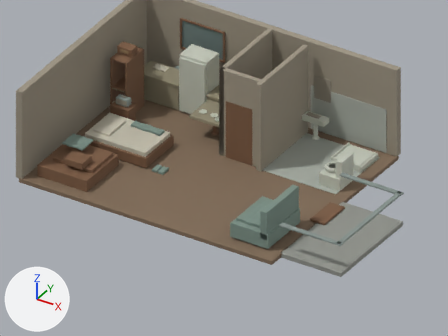
One commit to the Blender file ArtSource/Home/Interior/HomeInterior3D.blend: the scene before it, then after it.
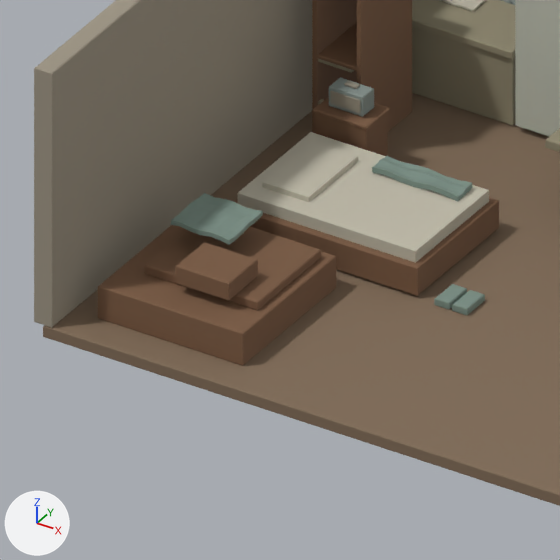
Each version is shown from the file's camera 'AuthoringCamera', then close up on the part from 1% to 43% of the width and 20% to 77% of the height. The lights are fixed; the arrows at lower left show +X, +Y and +Z. The older version's two pictures come first.

The first close-up shows 'VIEW_Alarm Clock Body', 'VIEW_Alarm Clock Face', 'VIEW_Alarm Clock Snooze', 'VIEW_Home Battered Cabinet', 'VIEW_Home Bed Frame', 'VIEW_Home Bed Mattress', 'VIEW_Home Camera Corner Broken Wardrobe Door', 'VIEW_Home Camera Corner Junk Base', 'VIEW_Home Camera Corner Old Coat', 'VIEW_Home Camera Corner Suitcase', 'VIEW_Home Floor', 'VIEW_Home Kitchen Counter Left', 'VIEW_Home Kitchen Top Left', 'VIEW_Home Left Wall', 'VIEW_Home Pillow', 'VIEW_Home Refrigerator Door Enamel' and 8 more.
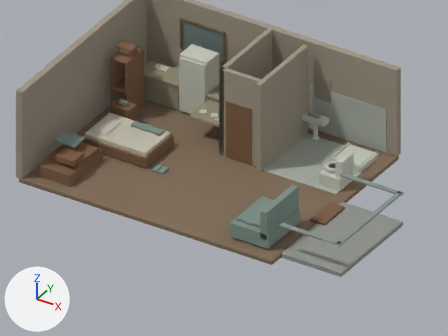
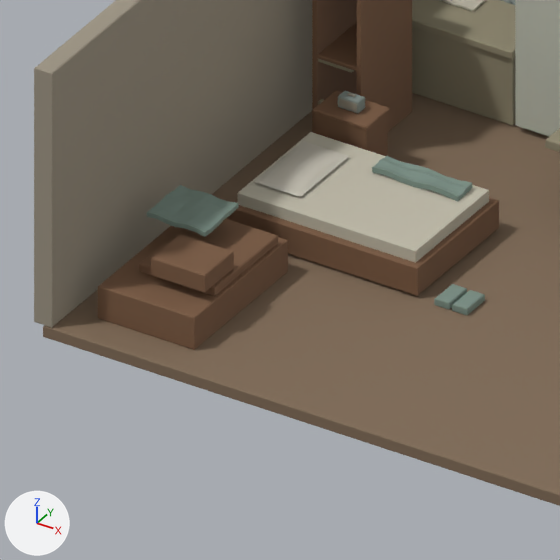
Where the newer file only moved an object's origin or applied its transform, the numbers keep the older frame.

What differs and where, as boxes [x1, y1, x2, y2] in the close-ups (560 x 560 px):
'VIEW_Home Camera Corner Junk Base', moved, rescaled (20% narrower, 11% shorter)
    before: [98, 225, 336, 366]
    after: [98, 225, 288, 350]
'VIEW_Home Camera Corner Broken Wardrobe Door', moved, rescaled (21% narrower, 7% shorter)
    before: [144, 227, 321, 310]
    after: [139, 219, 278, 296]
'VIEW_Home Camera Corner Suitcase', moved
    before: [175, 242, 258, 300]
    after: [151, 234, 234, 292]
'VIEW_Home Camera Corner Old Coat', moved
    before: [171, 193, 263, 244]
    after: [147, 185, 238, 237]
'VIEW_Home Pillow', moved
    before: [262, 141, 358, 202]
    after: [255, 141, 349, 197]
'VIEW_Alarm Clock Body', reshaped, moved (39% narrower, 44% shorter)
    before: [329, 77, 374, 117]
    after: [338, 91, 365, 113]
'VIEW_Alarm Clock Face', moved
    before: [330, 91, 361, 113]
    after: [339, 98, 357, 112]
'VIEW_Alarm Clock Snooze', moved
    before: [344, 81, 360, 89]
    after: [347, 92, 356, 97]

The change, as a list of edits to the scene's bpy script:
```text
Change me_home_camera_corner_junk_base_mesh_001:
    used by ob_view_home_camera_corner_junk_base; location = (-3.58, -2.55, 0.22)
    remove me_home_camera_corner_junk_base_mesh_001.from_pydata(...)  # 16 vertices, 14 faces; spans x -0.98..0.98, y -1.0..1.0, z -0.22..0.22
    add me_home_camera_corner_junk_base_mesh_001.from_pydata(...)  # 16 vertices, 14 faces; spans x -0.98..0.32, y -1.0..1.0, z -0.22..0.22
    me_home_camera_corner_junk_base_mesh_001 part 1: the whole mesh is scaled about its middle by (0.665, 1, 1), then moved by (-0.33, 0.0, 0.0)
Change me_home_camera_corner_broken_wardrobe_door_mesh_001:
    used by ob_view_home_camera_corner_broken_wardrobe_door; location = (-3.48, -2.37, 0.5)
    remove me_home_camera_corner_broken_wardrobe_door_mesh_001.from_pydata(...)  # 16 vertices, 14 faces; spans x -0.76..0.76, y -0.68..0.68, z -0.06..0.06
    add me_home_camera_corner_broken_wardrobe_door_mesh_001.from_pydata(...)  # 16 vertices, 14 faces; spans x -0.51..0.51, y -0.68..0.68, z -0.06..0.06
    me_home_camera_corner_broken_wardrobe_door_mesh_001 part 2: the whole mesh is scaled about its middle by (0.664, 1, 1)
Change me_alarm_clock_body_mesh_001:
    used by ob_view_alarm_clock_body; location = (-3.87, 0.8, 0.92)
    remove me_alarm_clock_body_mesh_001.from_pydata(...)  # 16 vertices, 14 faces; spans x -0.23..0.23, y -0.12..0.12, z -0.135..0.135
    add me_alarm_clock_body_mesh_001.from_pydata(...)  # 16 vertices, 14 faces; spans x -0.138..0.138, y -0.072..0.072, z -0.081..0.081
    me_alarm_clock_body_mesh_001 part 3: 16 of 16 vertices moved; they spanned x -0.23..0.23, y -0.12..0.12, z -0.135..0.135 and now span x -0.138..0.138, y -0.072..0.072, z -0.081..0.081; mean shift (0.0, 0.0, 0.0)
Change ob_view_home_camera_corner_broken_wardrobe_door:
    ob_view_home_camera_corner_broken_wardrobe_door.location: (-3.48, -2.37, 0.5) -> (-3.8, -2.37, 0.5)
Change ob_view_home_camera_corner_suitcase:
    ob_view_home_camera_corner_suitcase.location: (-3.35, -2.91, 0.69) -> (-3.68, -2.91, 0.69)
Change ob_view_home_camera_corner_old_coat:
    ob_view_home_camera_corner_old_coat.location: (-3.81, -2.17, 0.86) -> (-4.14, -2.17, 0.86)
Change ob_view_alarm_clock_body:
    ob_view_alarm_clock_body.location: (-3.87, 0.8, 0.92) -> (-3.87, 0.8, 0.85)
Change ob_view_alarm_clock_face:
    ob_view_alarm_clock_face.location: (-3.87, 0.67, 0.92) -> (-3.87, 0.72, 0.85)
Change ob_view_alarm_clock_snooze:
    ob_view_alarm_clock_snooze.location: (-3.87, 0.81, 1.07) -> (-3.87, 0.81, 0.94)
Change ob_view_home_pillow:
    ob_view_home_pillow.location: (-3.69, -0.38, 0.57) -> (-3.8, -0.38, 0.6)
```
